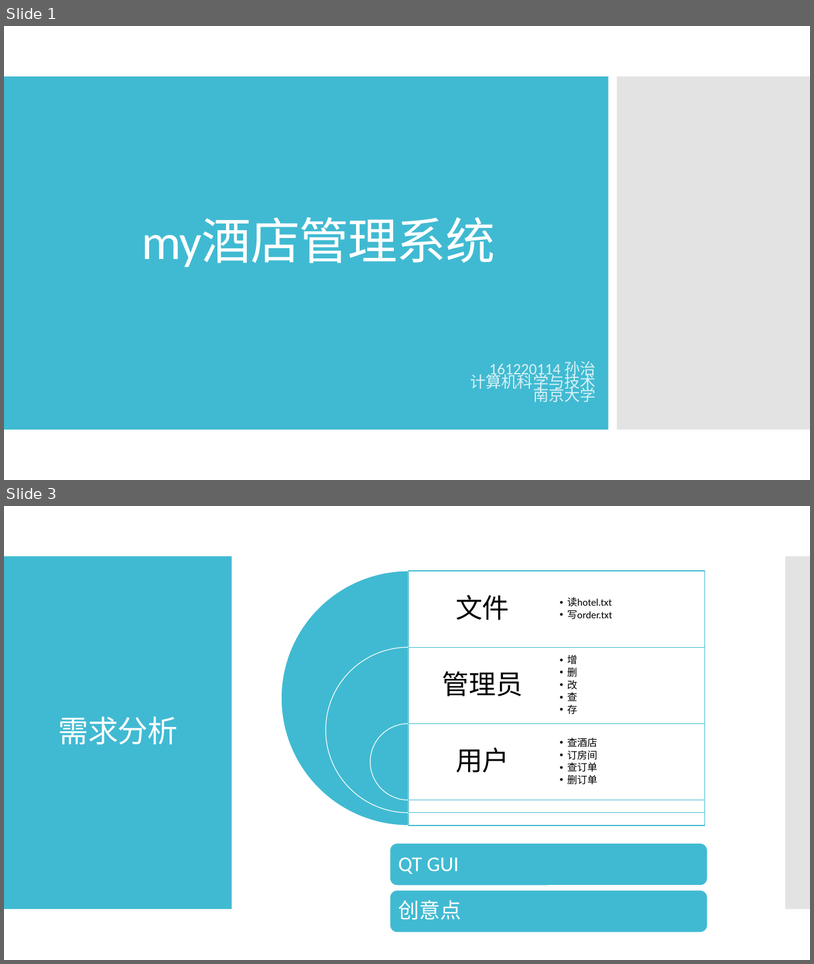
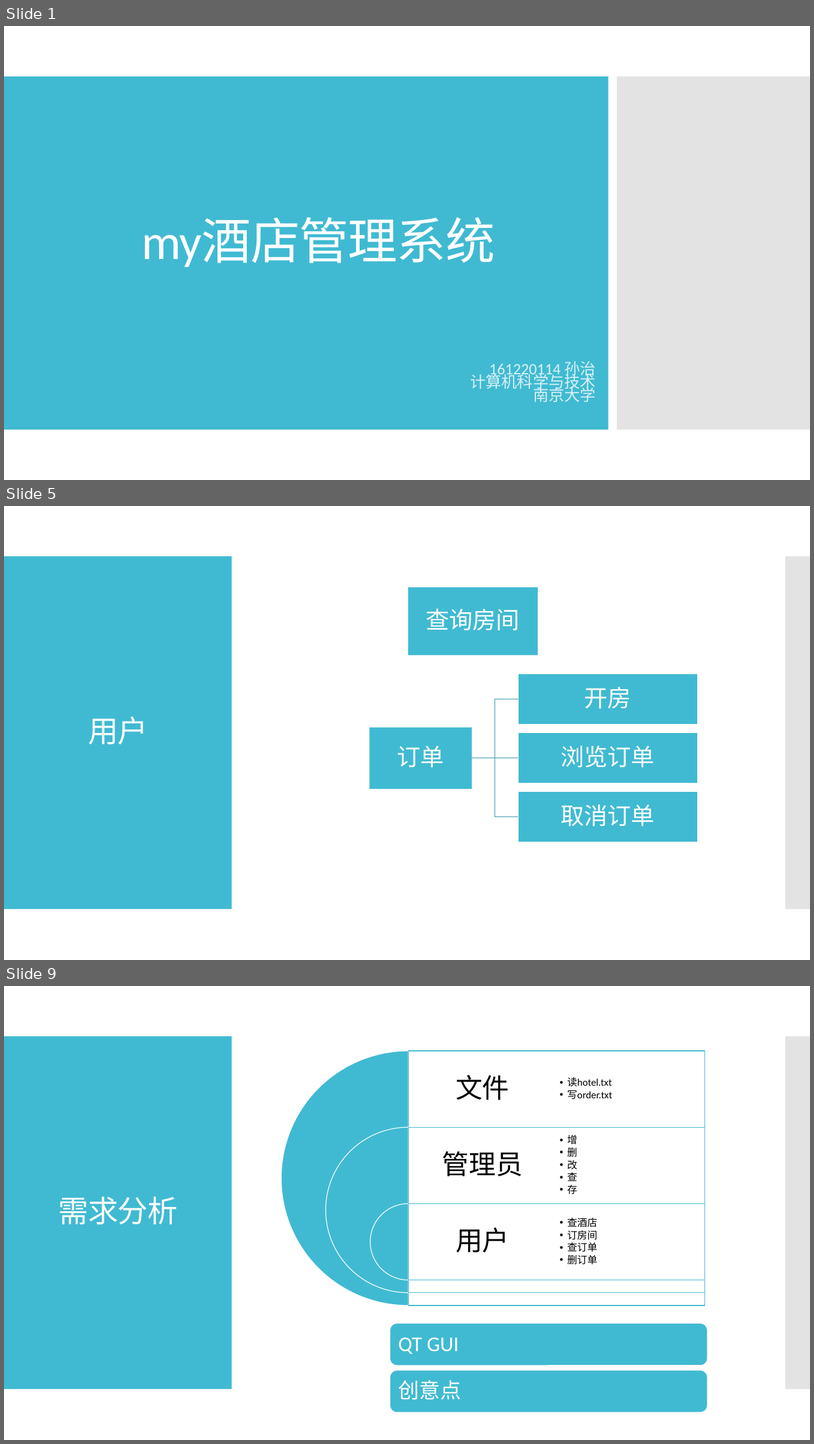
Before and after one commit to imagecser/hotelManage, a slide deck: 演示文稿1.pptx. Shown one above the other, each under a label of ours: slides 1 and 3 before the commit, slides 1, 5 and 9 after it; the slides between them are not shown. The pictures are 814x964 and 814x1444 pixels, drawn with LibreOffice and Linux fonts; fonts in the diff are those of the drawing. Boxes give left, top, right and bottom in pixels: in the first picture for what was removed or moved away, otherwise in the second. Text is boxed around its words. In the diff, an @@ line names an element or a change of style, - is before the commit and + after.

```diff
--- a/演示文稿1.pptx
+++ b/演示文稿1.pptx
@@ slide 5 added at [4, 506, 810, 960], background #FFFFFF; not listed: 2 template elements that a slide beside it also shows @@
@@ rectangle added at [409, 587, 538, 655], fill #40BAD2 @@
@@ text added at [426, 609, 521, 630], 28 pt, text #FFFFFF @@
+查询房间
@@ title added at [88, 716, 148, 744], 36 pt, text #FFFFFF @@
+用户
@@ group added at [369, 674, 698, 842]: 4 rectangles, 4 texts, 3 freeform shapes @@
+订单
+开房
+浏览订单
+取消订单
@@ what was slide 3 is now slide 9 @@
```
Also in this commit, not shown: 1 slide changed, 6 other slides added, 7 other files.
